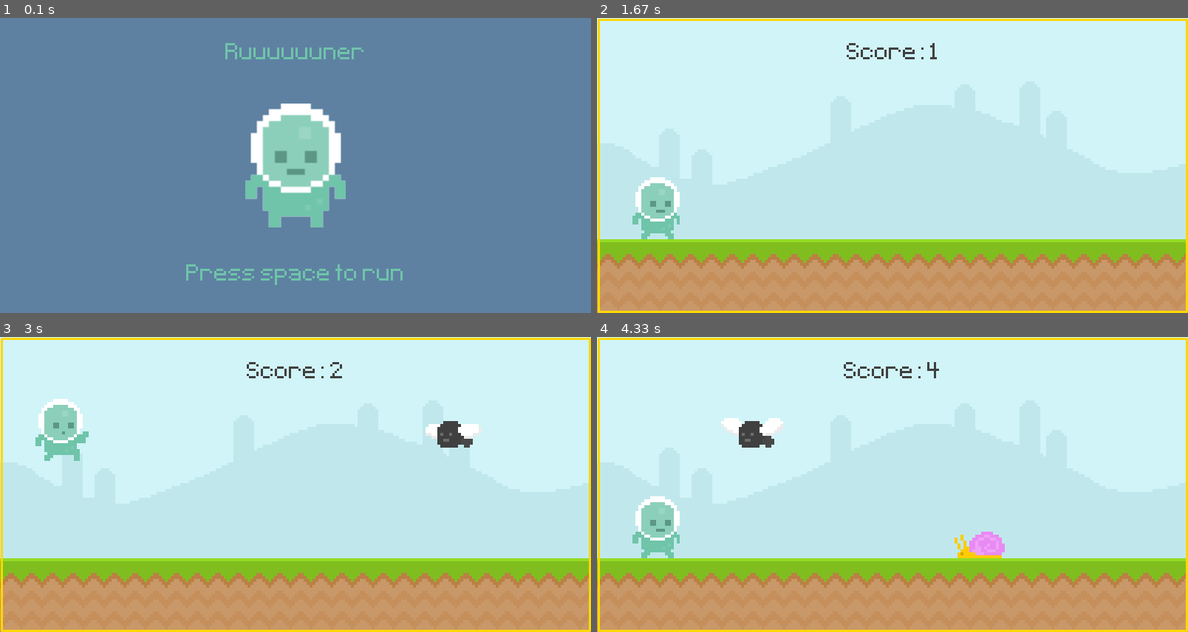
Above: before the commit, frames 1-4 (two rows, left to right).
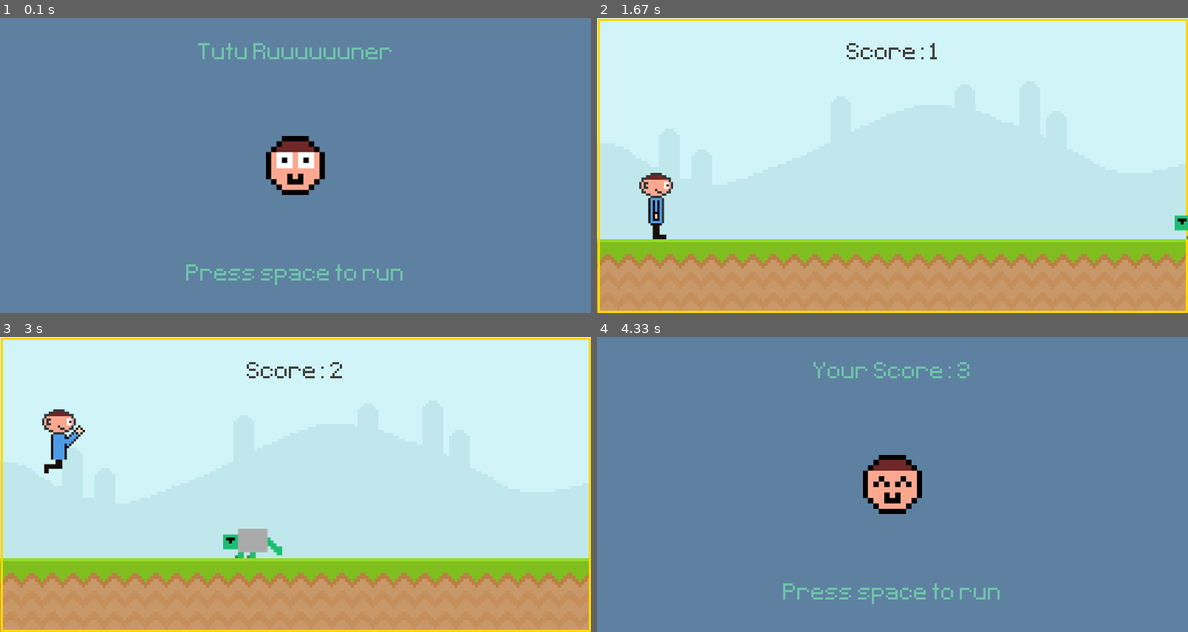
Above: after the commit, the same moments.

Repository: goncasthiago/pygame-tutorials
Game: pygame game, started from main.py
Same seed, same stepped clock (60 frames per second), same inputs: the game is played once before the commit and once after it.
Inputs (mouse positions are in pixels of both pictures, inside the frame that each line leads up to):
- Up to frame 1 (0.1 s): no input
- Up to frame 2 (1.67 s): tap Space at 0.33 s; hold Space 0.67-1.13 s; move the mouse to (750, 168) at 0.7 s
- Up to frame 3 (3 s): tap Space at 2.17, 2.57, 2.87 s; move the mouse to (449, 531) at 2.53 s
- Up to frame 4 (4.33 s): click (721, 425) at 3.62 s; click (762, 460) at 3.98 s; click (833, 472) at 4.32 s

The runs differ from the first frame. In frame 1, 5.6% of the frame differs, in the area x 33-67%, y 8-71%; in frame 2, 1.5%; in frame 3, 2.7%; in frame 4, 100%, in the area x 0-100%, y 0-100%.

Commit message:
v1 completed with Arthur's drawings

Diff:
--- a/main.py
+++ b/main.py
@@ -1,6 +1,95 @@
 import pygame
 from sys import exit
-from random import randint
+from random import randint, choice
+
+
+
+class Player(pygame.sprite.Sprite):
+    def __init__(self):
+        super().__init__()
+        #player_walk_1 = pygame.image.load('graphics\Player\player_walk_1.png').convert_alpha()
+        #player_walk_2 = pygame.image.load('graphics\Player\player_walk_2.png').convert_alpha()
+
+        player_walk_1 = pygame.image.load('graphics\Player\\andando1.png').convert_alpha()
+        player_walk_2 = pygame.image.load('graphics\Player\\andando2.png').convert_alpha()
+        self.player_walk = [player_walk_1,player_walk_2]
+        self.player_index = 0
+        self.player_jump =  pygame.image.load('graphics\Player\pulando1.png').convert_alpha()
+
+        self.image =  self.player_walk[self.player_index] #pygame.image.load("graphics/Player/player_walk_1.png").convert_alpha()
+        self.rect = self.image.get_rect(midbottom = (80,300))
+        self.gravity = 0
+
+        self.jump_sound = pygame.mixer.Sound('audio/jump.mp3')
+
+    def player_input(self):
+        keys = pygame.key.get_pressed()
+        if keys[pygame.K_SPACE] and self.rect.bottom >= 300:
+            self.gravity = -20
+            self.jump_sound.play()
+            self.jump_sound.set_volume(0.5)
+
+    def apply_gravity(self):
+        self.gravity += 1
+        self.rect.y += self.gravity
+        if self.rect.bottom >= 300:
+            self.rect.bottom = 300
+
+    def animation(self):
+
+        if self.rect.bottom < 300:
+        # display the jump surface whn player is not on the floor
+            self.image = self.player_jump
+
+        else:
+        # play walking animation if the player is on the floor
+            self.player_index += 0.1
+            if self.player_index > len(self.player_walk) : self.player_index = 0
+            self.image = self.player_walk[int(self.player_index)]
+
+
+    def update(self):
+        self.player_input()
+        self.apply_gravity()
+        self.animation()
+
+class Obstacle(pygame.sprite.Sprite):
+    def __init__(self,type):
+        super().__init__()
+        if type == 'fly':
+            fly_1 = pygame.image.load('graphics/Fly/foguete1.png').convert_alpha()
+            fly_2 = pygame.image.load('graphics/Fly/foguete2.png').convert_alpha()
+            self.frames = [fly_1, fly_2]
+            y_pos = 150
+
+
+        if type == 'snail':
+            snail_1 = pygame.image.load('graphics/snail/tartametal1.png').convert_alpha()
+            snail_2 = pygame.image.load('graphics/snail/tartametal2.png').convert_alpha()
+            self.frames = [snail_1, snail_2]
+            y_pos = 300
+
+
+        self.index = 0
+        self.image = self.frames[self.index]
+        self.rect = self.image.get_rect(midbottom = (randint(900,1100),y_pos))
+
+    def animation(self ):
+
+        self.index += 0.1
+
+        if self.index >= len(self.frames): self.index = 0
+        self.image = self.frames[int(self.index)]
+
+    def update(self):
+        self.animation()
+        self.rect.x -= 6
+        self.destroy()
+
+    def destroy(self):
+        if self.rect.x <= -100:
+            self.kill()
+
 
 def display_score():
     global counter_time
@@ -33,6 +122,13 @@
             if player.colliderect(obstacle_rect): return False
     return True
 
+def collisions_sprite():
+    if pygame.sprite.spritecollide(player.sprite,obstacle_group, False):
+        obstacle_group.empty()
+        return False
+    else:
+        return True
+
 def player_animation():
     global player_surface, player_index
 
@@ -57,6 +153,7 @@
 game_active = False
 start_time = 0
 score = 0
+bg_Music = pygame.mixer.Sound('audio/music.wav')
 
 #Score text
 test_font = pygame.font.Font('font/Pixeltype.ttf',50)
@@ -65,7 +162,7 @@
 # score_rect = score_surface.get_rect(center = (WIDTH/2,50))
 
 #Start Screen
-title_surf = test_font.render("Ruuuuuuner", False, (111,196,169))
+title_surf = test_font.render("Tutu Ruuuuuuner", False, (111,196,169))
 title_rect = title_surf.get_rect(center = (WIDTH/2,50))
 
 game_message = test_font.render('Press space to run', False, (111,196,169))
@@ -79,6 +176,10 @@
 pygame.display.set_caption('Runner')
 clock = pygame.time.Clock()
 
+player = pygame.sprite.GroupSingle()
+player.add(Player())
+
+obstacle_group = pygame.sprite.Group()
 
 
 #brackgroud surfaces
@@ -91,44 +192,57 @@
 ground_surface = pygame.image.load('graphics/ground.png').convert()
 
 #Actors
+
 #snail
-snail_frame_1 = pygame.image.load('graphics/snail/snail1.png').convert_alpha()
-snail_frame_2 = pygame.image.load('graphics/snail/snail2.png').convert_alpha()
-snail_frames = [snail_frame_1,snail_frame_2]
-snail_index = 0
-snail_surface = snail_frames[snail_index]
-#fly
-fly_frame_1 = pygame.image.load('graphics/Fly/Fly1.png').convert_alpha()
-fly_frame_2 = pygame.image.load('graphics/Fly/Fly2.png').convert_alpha()
-fly_frames = [fly_frame_1, fly_frame_2]
-fly_index = 0
-fly_surface = fly_frames[fly_index]
+# snail_frame_1 = pygame.image.load('graphics/snail/snail1.png').convert_alpha()
+# snail_frame_2 = pygame.image.load('graphics/snail/snail2.png').convert_alpha()
+# snail_frames = [snail_frame_1,snail_frame_2]
+# snail_index = 0
+# snail_surface = snail_frames[snail_index]
+# #fly
+# fly_frame_1 = pygame.image.load('graphics/Fly/Fly1.png').convert_alpha()
+# fly_frame_2 = pygame.image.load('graphics/Fly/Fly2.png').convert_alpha()
+# fly_frames = [fly_frame_1, fly_frame_2]
+# fly_index = 0
+# fly_surface = fly_frames[fly_index]
 
 #obstacles
 #snail_rect = snail_surface.get_rect(midbottom = (815,SURF))
 #fly_rect = fly_surface.get_rect(midbottom = (815,SURF/2))
 #snail_rect.left = 815
 
-obstacle_rect_list = []
+# obstacle_rect_list = []
 
 #player
 
-player_walk_1 = pygame.image.load('graphics\Player\player_walk_1.png').convert_alpha()
-player_walk_2 = pygame.image.load('graphics\Player\player_walk_2.png').convert_alpha()
-player_walk = [player_walk_1,player_walk_2]
-player_index = 0
-player_jump =  pygame.image.load('graphics\Player\jump.png').convert_alpha()
-
-#player_rect = pygame.Rect(left,top,width,height)
-player_surface = player_walk[player_index]
-player_rect = player_surface.get_rect( midbottom = (80,300))
+# player_walk_1 = pygame.image.load('graphics\Player\player_walk_1.png').convert_alpha()
+# player_walk_2 = pygame.image.load('graphics\Player\player_walk_2.png').convert_alpha()
+# player_walk = [player_walk_1,player_walk_2]
+# player_index = 0
+# player_jump =  pygame.image.load('graphics\Player\jump.png').convert_alpha()
+
+##player_rect = pygame.Rect(left,top,width,height)
+# player_surface = player_walk[player_index]
+# player_rect = player_surface.get_rect( midbottom = (80,300))
 
 #intro screen
-player_stand = pygame.image.load('graphics/Player/player_stand.png').convert_alpha()
-#player_stand = pygame.transform.scale(player_stand, (200,400))
-#player_stand = pygame.transform.scale2x(player_stand)
-player_stand = pygame.transform.rotozoom(player_stand,0,2)
-player_stand_rect = player_stand.get_rect(center=(400,200))
+# player_stand = pygame.image.load('graphics/Player/player_stand.png').convert_alpha()
+# #player_stand = pygame.transform.scale(player_stand, (200,400))
+# #player_stand = pygame.transform.scale2x(player_stand)
+# player_stand = pygame.transform.rotozoom(player_stand,0,2)
+# player_stand_rect = player_stand.get_rect(center=(400,200))
+
+#Face
+face_frame_1 = pygame.image.load('graphics/Player/cara1.png').convert_alpha()
+face_frame_2 = pygame.image.load('graphics/Player/cara2.png').convert_alpha()
+#face_frame_1 = pygame.transform.rotozoom(face_frame_1,0,2)
+#face_frame_2 = pygame.transform.rotozoom(face_frame_2,0,2)
+face_frames = [face_frame_1, face_frame_2]
+face_index = 0
+face_surface = face_frames[face_index]
+face_rect = face_surface.get_rect(center=(400,200))
+
+
 
 #config
 out_right = 815 #spawn on the right
@@ -147,6 +261,9 @@
 
 fly_animation_timer = pygame.USEREVENT + 3
 pygame.time.set_timer(fly_animation_timer, 200)
+
+face_animation_timer = pygame.USEREVENT + 4
+pygame.time.set_timer(face_animation_timer, 1200)
 
 while True:
 
@@ -165,31 +282,34 @@
                         player_gravity = -20
 
 
-            if event.type == pygame.MOUSEBUTTONDOWN and at_ground:
-                if player_rect.collidepoint(event.pos):
-                    player_gravity = -20
+
+
+
         else:
             if event.type == pygame.KEYDOWN and event.key == pygame.K_SPACE :
                 start_time = int(pygame.time.get_ticks()/1000)
                 #screen_time = 0
                 game_active = True
+                bg_Music.play(loops = -1)
 
         if game_active:
             if event.type == obstacle_timer:
-                if randint(0,2):
-                    obstacle_rect_list.append( snail_surface.get_rect(midbottom = (randint(900,1100),SURF)))
-
-                else:
-                    obstacle_rect_list.append( fly_surface.get_rect(midbottom = (randint(900,1100),SURF/2)))
-            if event.type == snail_animation_timer:
-                if snail_index == 0: snail_index = 1
-                else: snail_index = 0
-                snail_surface = snail_frames[snail_index]
-
-            if event.type == fly_animation_timer:
-                if fly_index == 0: fly_index = 1
-                else: fly_index = 0
-                fly_surface = fly_frames[fly_index]
+                obstacle_group.add(Obstacle(choice(['fly', 'snail', 'snail', 'snail', 'snail'])))
+
+                #if randint(0,2):
+                #    obstacle_rect_list.append( snail_surface.get_rect(midbottom = (randint(900,1100),SURF)))
+                #else:
+                #    obstacle_rect_list.append( fly_surface.get_rect(midbottom = (randint(900,1100),SURF/2)))
+
+            # if event.type == snail_animation_timer:
+            #     if snail_index == 0: snail_index = 1
+            #     else: snail_index = 0
+            #     snail_surface = snail_frames[snail_index]
+
+            # if event.type == fly_animation_timer:
+            #     if fly_index == 0: fly_index = 1
+            #     else: fly_index = 0
+            #     fly_surface = fly_frames[fly_index]
 
 
         #if event.type == pygame.KEYUP:
@@ -219,33 +339,47 @@
 
         #Player
 
-        player_rect.top += player_gravity
-
-        if player_rect.bottom < 300:
-            player_gravity += 1
-            at_ground = False
-        else:
-            player_gravity = 0
-            at_ground = True
-            #back to ground
-            player_rect.bottom = 300
-        player_animation()
-        screen.blit( player_surface, player_rect)
+        # player_rect.top += player_gravity
+
+        # if player_rect.bottom < 300:
+        #     player_gravity += 1
+        #     at_ground = False
+        # else:
+        #     player_gravity = 0
+        #     at_ground = True
+        #     #back to ground
+        #     player_rect.bottom = 300
+        # player_animation()
+        # screen.blit( player_surface, player_rect)
+
+        player.draw(screen)
+        player.update()
+
+        obstacle_group.draw(screen)
+        obstacle_group.update()
 
         #obstacle movement
-        obstacle_rect_list = obstacle_movement(obstacle_rect_list)
+        # obstacle_rect_list = obstacle_movement(obstacle_rect_list)
 
         #collisions
-        game_active = collisions(player_rect, obstacle_rect_list)
+        # game_active = collisions(player_rect, obstacle_rect_list)
+        game_active = collisions_sprite()
 
 
 
     else:
+        if event.type == face_animation_timer:
+            if face_index == 0: face_index = 1
+            else: face_index = 0
+            face_surface = face_frames[face_index]
+
         screen.fill((94,129,162))
-        screen.blit(player_stand,player_stand_rect)
-        obstacle_rect_list.clear()
-        player_rect.midbottom = (80,300)
-        player_gravity = 0
+        #screen.blit(player_stand,player_stand_rect)
+        screen.blit(face_surface,face_rect)
+        bg_Music.stop()
+        # obstacle_rect_list.clear()
+        # player_rect.midbottom = (80,300)
+        # player_gravity = 0
         if score != 0:
             score_message = test_font.render(f"Your Score: {score}",False, (111,196,169))
             score_message_rect = score_message.get_rect(center = (WIDTH/2,50))
Binary file added: graphics/Fly/foguete1.png
Binary file added: graphics/Fly/foguete2.png
Binary file added: graphics/Player/andando1.png
Binary file added: graphics/Player/andando2.png
Binary file added: graphics/Player/cara1.png
Binary file added: graphics/Player/cara2.png
Binary file added: graphics/Player/pulando1.png
Binary file added: graphics/Player/tutu1.png
Binary file added: graphics/Player/tutu2.png
Binary file added: graphics/snail/tartametal1.png
Binary file added: graphics/snail/tartametal2.png
Not shown, added: audio/jump.mp3
(and 1 more such lines)
